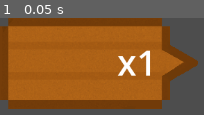
Above: before the commit, frame 1.
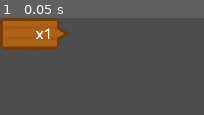
Above: after the commit, the same moment.

Repository: 4nursinghome/Stardew
Game: Godot game, scene res://scenes/HarvestNotifier.tscn
Same seed, same stepped clock (60 frames per second), same inputs: the game is played once before the commit and once after it. This scene is started directly instead of the project's main scene.
Inputs:
- Up to frame 1 (0.05 s): no input

The runs differ from the first frame. In frame 1, 74% of the frame differs, in the area x 0-98%, y 0-94%.

Commit message:
Add files via upload

Diff:
--- a/scenes/HarvestNotifier.tscn
+++ b/scenes/HarvestNotifier.tscn
@@ -12,12 +12,14 @@
 offset_bottom = -518.0
 grow_horizontal = 2
 grow_vertical = 2
+scale = Vector2(0.7, 0.7)
 script = ExtResource("1_qe35q")
 
 [node name="TextureRect" type="TextureRect" parent="."]
 layout_mode = 0
-offset_right = 40.0
-offset_bottom = 40.0
+offset_right = 285.0
+offset_bottom = 131.0
+scale = Vector2(0.5, 0.5)
 texture = ExtResource("1_qmaly")
 
 [node name="HBoxContainer" type="HBoxContainer" parent="TextureRect"]
@@ -29,7 +31,7 @@
 anchor_bottom = 0.5
 offset_left = -111.5
 offset_top = -43.5
-offset_right = 82.5
+offset_right = 71.5
 offset_bottom = 40.5
 grow_horizontal = 2
 grow_vertical = 2
@@ -37,12 +39,13 @@
 [node name="Icon" type="TextureRect" parent="TextureRect/HBoxContainer"]
 layout_mode = 2
 size_flags_horizontal = 3
-expand_mode = 2
+expand_mode = 4
+stretch_mode = 5
 
 [node name="RichTextLabel" type="RichTextLabel" parent="TextureRect/HBoxContainer"]
 layout_mode = 2
 size_flags_horizontal = 3
-theme_override_font_sizes/normal_font_size = 50
+theme_override_font_sizes/normal_font_size = 60
 text = "x1"
 horizontal_alignment = 2
 vertical_alignment = 1
--- a/scenes/black_farmland.tscn
+++ b/scenes/black_farmland.tscn
@@ -22,6 +22,15 @@
 position = Vector2(0, -7)
 texture = ExtResource("3_mnxek")
 
+[node name="PriceLabel" type="Label" parent="."]
+offset_left = -26.0
+offset_top = -28.0
+offset_right = 25.0
+offset_bottom = 14.0
+theme_override_font_sizes/font_size = 30
+horizontal_alignment = 1
+
 [node name="CollisionShape2D" type="CollisionShape2D" parent="."]
+visible = false
 position = Vector2(0, -7)
 shape = SubResource("RectangleShape2D_2muvu")
--- /dev/null
+++ b/scenes/farm.tscn
@@ -0,0 +1,283 @@
+[gd_scene load_steps=20 format=3 uid="uid://crt7j6hruto5n"]
+
+[ext_resource type="Script" uid="uid://ftdww5ggtxt1" path="res://script/HarvestManager.gd" id="1_264po"]
+[ext_resource type="Texture2D" uid="uid://djkl7a0jdumpp" path="res://sprites/farmland/IMG_2028.PNG" id="1_yqjtg"]
+[ext_resource type="SpriteFrames" uid="uid://cqem6knyvl25y" path="res://sprites/plant_icons.tres" id="2_1kice"]
+[ext_resource type="Texture2D" uid="uid://cs283fnrubfk8" path="res://sprites/farmland/ChatGPT_Image_2025年4月9日_下午05_23_18.png" id="2_lnu2h"]
+[ext_resource type="PackedScene" uid="uid://dngc00k0svtxt" path="res://scenes/carrrot.tscn" id="3_iywne"]
+[ext_resource type="Texture2D" uid="uid://bwbm22vonrr3y" path="res://sprites/farmland/coin_title.PNG" id="3_lnu2h"]
+[ext_resource type="PackedScene" uid="uid://dewvrgikbeavu" path="res://scenes/cabbage.tscn" id="4_p57ef"]
+[ext_resource type="PackedScene" uid="uid://h3itm3gdjkdw" path="res://scenes/beet.tscn" id="6_ca42v"]
+[ext_resource type="PackedScene" uid="uid://dq6qmaneejq1u" path="res://scenes/tomato.tscn" id="7_rysoc"]
+[ext_resource type="PackedScene" uid="uid://bcmspvf8ynuqk" path="res://scenes/black_farmland.tscn" id="8_ssvqc"]
+[ext_resource type="PackedScene" uid="uid://vjsqn0b7g08g" path="res://scenes/corn.tscn" id="9_264po"]
+[ext_resource type="PackedScene" uid="uid://boqbf4vfbaefp" path="res://scenes/pumpkin.tscn" id="10_1kice"]
+[ext_resource type="PackedScene" uid="uid://c6oqigvfk78bc" path="res://scenes/onion.tscn" id="11_5newe"]
+[ext_resource type="PackedScene" uid="uid://brcw1uxtskty" path="res://scenes/brocoli.tscn" id="12_37s47"]
+[ext_resource type="PackedScene" uid="uid://bp7f0ldqm6dhq" path="res://scenes/cat.tscn" id="13_bt5mj"]
+[ext_resource type="Texture2D" uid="uid://87qns18nsjln" path="res://sprites/farmland/home.PNG" id="14_e1j6l"]
+[ext_resource type="Texture2D" uid="uid://babiu8tju84mq" path="res://sprites/farmland/missing_board.PNG" id="15_pl11u"]
+[ext_resource type="Texture2D" uid="uid://dnkkbt75x7ejj" path="res://sprites/farmland/store_house.PNG" id="16_bhx41"]
+[ext_resource type="Script" uid="uid://8pdy5q7rry7d" path="res://script/CoinLabel.gd" id="19_5newe"]
+
+[node name="farm" type="Node2D"]
+
+[node name="HarvestManager" type="Node" parent="."]
+script = ExtResource("1_264po")
+sprite_frames = ExtResource("2_1kice")
+
+[node name="UI" type="CanvasLayer" parent="."]
+
+[node name="MessageBoard" type="Control" parent="UI"]
+layout_mode = 3
+anchor_top = -0.995
+anchor_right = 0.443
+anchor_bottom = -0.605
+offset_left = -1.0
+offset_top = -0.239929
+offset_right = -0.336029
+offset_bottom = 0.0400085
+grow_horizontal = 0
+size_flags_horizontal = 6
+size_flags_vertical = 4
+
+[node name="popup_container" type="VBoxContainer" parent="UI/MessageBoard"]
+layout_mode = 1
+anchors_preset = -1
+anchor_left = 0.039
+anchor_top = 0.481
+anchor_right = 1.0
+anchor_bottom = 1.0
+offset_left = 0.0710011
+offset_top = 0.105988
+offset_right = 3.05176e-05
+grow_horizontal = 0
+grow_vertical = 0
+theme_override_constants/separation = 5
+alignment = 2
+
+[node name="background" type="Sprite2D" parent="."]
+position = Vector2(3, -3)
+texture = ExtResource("1_yqjtg")
+metadata/_edit_lock_ = true
+
+[node name="Camera2D" type="Camera2D" parent="background"]
+position = Vector2(-3, 3)
+zoom = Vector2(0.422, 0.422)
+
+[node name="CoinTitle" type="Sprite2D" parent="."]
+position = Vector2(-326, -444)
+scale = Vector2(0.8, 0.8)
+texture = ExtResource("3_lnu2h")
+
+[node name="farmland1" type="Sprite2D" parent="."]
+position = Vector2(-327, -137)
+texture = ExtResource("2_lnu2h")
+metadata/_edit_lock_ = true
+
+[node name="farmland2" type="Sprite2D" parent="farmland1"]
+position = Vector2(327, 0)
+texture = ExtResource("2_lnu2h")
+metadata/_edit_lock_ = true
+
+[node name="farmland3" type="Sprite2D" parent="farmland1"]
+position = Vector2(654, 0)
+texture = ExtResource("2_lnu2h")
+metadata/_edit_lock_ = true
+
+[node name="farmland4" type="Sprite2D" parent="farmland1"]
+position = Vector2(0, 309)
+texture = ExtResource("2_lnu2h")
+metadata/_edit_lock_ = true
+
+[node name="farmland5" type="Sprite2D" parent="farmland1"]
+position = Vector2(327, 309)
+texture = ExtResource("2_lnu2h")
+metadata/_edit_lock_ = true
+
+[node name="farmland6" type="Sprite2D" parent="farmland1"]
+position = Vector2(654, 309)
+texture = ExtResource("2_lnu2h")
+metadata/_edit_lock_ = true
+
+[node name="farmland7" type="Sprite2D" parent="farmland1"]
+position = Vector2(0, 618)
+texture = ExtResource("2_lnu2h")
+metadata/_edit_lock_ = true
+
+[node name="farmland8" type="Sprite2D" parent="farmland1"]
+position = Vector2(327, 618)
+texture = ExtResource("2_lnu2h")
+metadata/_edit_lock_ = true
+
+[node name="farmland9" type="Sprite2D" parent="farmland1"]
+position = Vector2(654, 618)
+texture = ExtResource("2_lnu2h")
+metadata/_edit_lock_ = true
+
+[node name="carrrot" parent="." instance=ExtResource("3_iywne")]
+position = Vector2(-384, 449)
+
+[node name="carrrot2" parent="carrrot" instance=ExtResource("3_iywne")]
+position = Vector2(232, 0)
+scale = Vector2(1, 1)
+
+[node name="carrrot3" parent="carrrot" instance=ExtResource("3_iywne")]
+position = Vector2(0, 254)
+scale = Vector2(1, 1)
+
+[node name="carrrot4" parent="carrrot" instance=ExtResource("3_iywne")]
+position = Vector2(232, 254)
+scale = Vector2(1, 1)
+
+[node name="cabbage" parent="." instance=ExtResource("4_p57ef")]
+position = Vector2(-73, 443)
+
+[node name="cabbage2" parent="cabbage" instance=ExtResource("4_p57ef")]
+position = Vector2(138, 0)
+
+[node name="cabbage3" parent="cabbage" instance=ExtResource("4_p57ef")]
+position = Vector2(0, 130)
+
+[node name="cabbage4" parent="cabbage" instance=ExtResource("4_p57ef")]
+position = Vector2(138, 130)
+
+[node name="beet" parent="." instance=ExtResource("6_ca42v")]
+position = Vector2(253, 446)
+
+[node name="beet2" parent="beet" instance=ExtResource("6_ca42v")]
+position = Vector2(135, 0)
+
+[node name="beet3" parent="beet" instance=ExtResource("6_ca42v")]
+position = Vector2(0, 135)
+
+[node name="beet4" parent="beet" instance=ExtResource("6_ca42v")]
+position = Vector2(135, 135)
+
+[node name="tomato" parent="." instance=ExtResource("7_rysoc")]
+position = Vector2(-393, 135)
+
+[node name="tomato2" parent="tomato" instance=ExtResource("7_rysoc")]
+position = Vector2(125, 0)
+
+[node name="tomato3" parent="tomato" instance=ExtResource("7_rysoc")]
+position = Vector2(0, 128)
+
+[node name="tomato4" parent="tomato" instance=ExtResource("7_rysoc")]
+position = Vector2(125, 128)
+
+[node name="black_farmland" parent="." instance=ExtResource("8_ssvqc")]
+position = Vector2(-327, 172)
+crop_nodes = Array[NodePath]([NodePath("../tomato"), NodePath("../tomato/tomato2"), NodePath("../tomato/tomato3"), NodePath("../tomato/tomato4")])
+unlock_cost = 10
+
+[node name="corn" parent="." instance=ExtResource("9_264po")]
+position = Vector2(-70, 136)
+
+[node name="corn2" parent="corn" instance=ExtResource("9_264po")]
+position = Vector2(140, -2)
+
+[node name="corn3" parent="corn" instance=ExtResource("9_264po")]
+position = Vector2(0, 130)
+
+[node name="corn4" parent="corn" instance=ExtResource("9_264po")]
+position = Vector2(140, 130)
+
+[node name="black_farmland2" parent="." instance=ExtResource("8_ssvqc")]
+position = Vector2(0, 172)
+crop_nodes = Array[NodePath]([NodePath("../corn"), NodePath("../corn/corn2"), NodePath("../corn/corn3"), NodePath("../corn/corn4")])
+unlock_cost = 20
+
+[node name="pumpkin" parent="." instance=ExtResource("10_1kice")]
+position = Vector2(263, 126)
+
+[node name="pumpkin2" parent="pumpkin" instance=ExtResource("10_1kice")]
+position = Vector2(131, 0)
+
+[node name="pumpkin3" parent="pumpkin" instance=ExtResource("10_1kice")]
+position = Vector2(0, 130)
+
+[node name="pumpkin4" parent="pumpkin" instance=ExtResource("10_1kice")]
+position = Vector2(131, 130)
+
+[node name="black_farmland3" parent="." instance=ExtResource("8_ssvqc")]
+position = Vector2(327, 172)
+crop_nodes = Array[NodePath]([NodePath("../pumpkin"), NodePath("../pumpkin/pumpkin2"), NodePath("../pumpkin/pumpkin3"), NodePath("../pumpkin/pumpkin4")])
+
+[node name="onion" parent="." instance=ExtResource("11_5newe")]
+position = Vector2(-402, -188)
+
+[node name="onion2" parent="onion" instance=ExtResource("11_5newe")]
+position = Vector2(145, 0)
+
+[node name="onion3" parent="onion" instance=ExtResource("11_5newe")]
+position = Vector2(0, 140)
+
+[node name="onion4" parent="onion" instance=ExtResource("11_5newe")]
+position = Vector2(145, 140)
+
+[node name="black_farmland4" parent="." instance=ExtResource("8_ssvqc")]
+position = Vector2(-327, -137)
+crop_nodes = Array[NodePath]([NodePath("../onion"), NodePath("../onion/onion2"), NodePath("../onion/onion3"), NodePath("../onion/onion4")])
+unlock_cost = 40
+
+[node name="brocoli" parent="." instance=ExtResource("12_37s47")]
+position = Vector2(-68, -197)
+
+[node name="brocoli2" parent="brocoli" instance=ExtResource("12_37s47")]
+position = Vector2(138, 0)
+
+[node name="brocoli3" parent="brocoli" instance=ExtResource("12_37s47")]
+position = Vector2(0, 145)
+
+[node name="brocoli4" parent="brocoli" instance=ExtResource("12_37s47")]
+position = Vector2(138, 145)
+
+[node name="black_farmland5" parent="." instance=ExtResource("8_ssvqc")]
+position = Vector2(0, -137)
+crop_nodes = Array[NodePath]([NodePath("../brocoli"), NodePath("../brocoli/brocoli2"), NodePath("../brocoli/brocoli3"), NodePath("../brocoli/brocoli4")])
+unlock_cost = 50
+
+[node name="cat" parent="." instance=ExtResource("13_bt5mj")]
+position = Vector2(263, -196)
+
+[node name="cat2" parent="cat" instance=ExtResource("13_bt5mj")]
+position = Vector2(132, 0)
+
+[node name="cat3" parent="cat" instance=ExtResource("13_bt5mj")]
+position = Vector2(0, 140)
+
+[node name="cat4" parent="cat" instance=ExtResource("13_bt5mj")]
+position = Vector2(132, 140)
+
+[node name="black_farmland6" parent="." instance=ExtResource("8_ssvqc")]
+position = Vector2(327, -137)
+crop_nodes = Array[NodePath]([NodePath("../cat"), NodePath("../cat/cat2"), NodePath("../cat/cat3"), NodePath("../cat/cat4")])
+unlock_cost = 60
+
+[node name="Home" type="Sprite2D" parent="."]
+position = Vector2(0, 702)
+texture = ExtResource("14_e1j6l")
+
+[node name="MissingBoard" type="Sprite2D" parent="."]
+position = Vector2(-246, 702)
+texture = ExtResource("15_pl11u")
+
+[node name="StoreHouse" type="Sprite2D" parent="."]
+position = Vector2(246, 702)
+texture = ExtResource("16_bhx41")
+
+[node name="CoinLabel" type="Label" parent="."]
+anchors_preset = -1
+anchor_left = -0.326
+anchor_top = -0.741
+anchor_right = -0.194
+anchor_bottom = -0.634
+offset_left = -379.0
+offset_top = -481.0
+offset_right = -218.0
+offset_bottom = -412.0
+theme_override_font_sizes/font_size = 50
+text = "100"
+horizontal_alignment = 2
+script = ExtResource("19_5newe")
